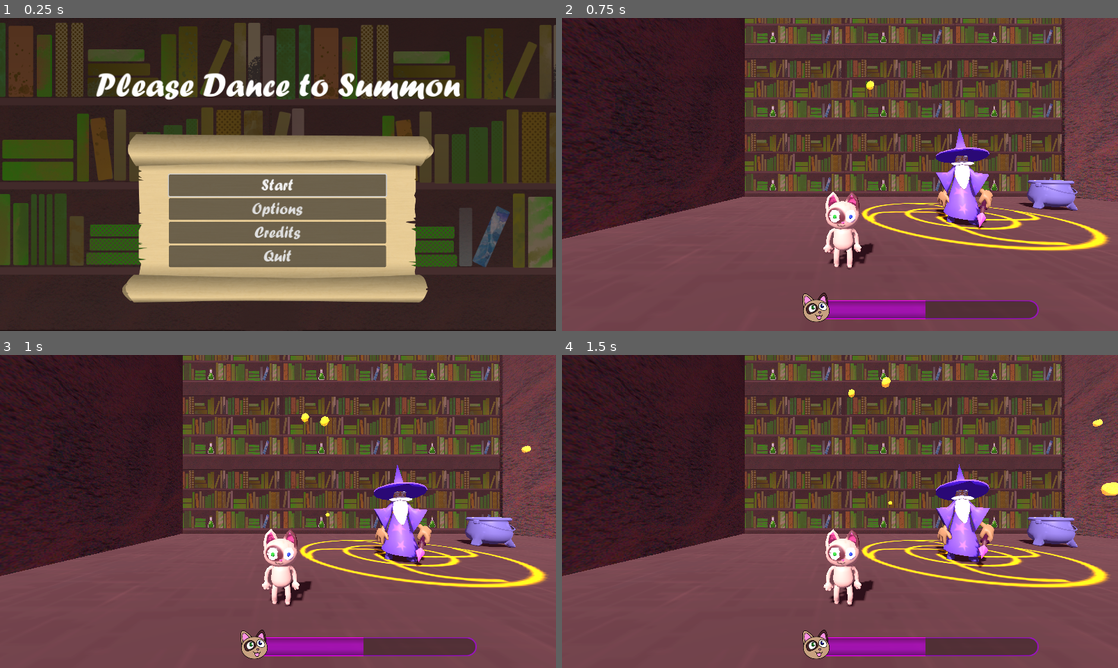
Above: before the commit, frames 1-4 (two rows, left to right).
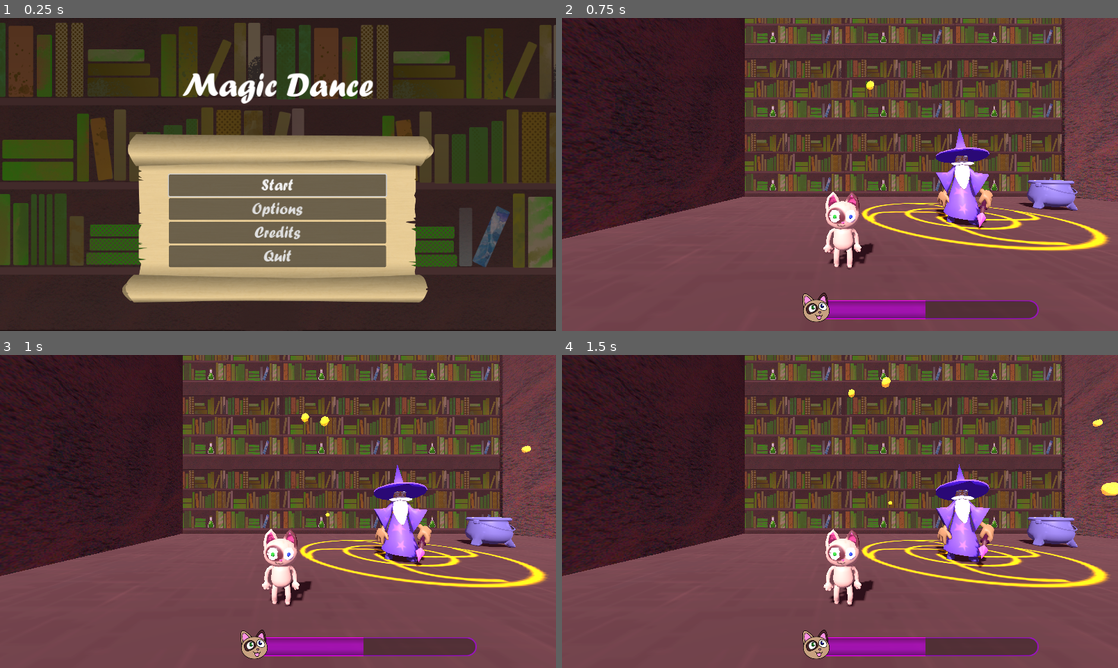
Above: after the commit, the same moments.

Repository: Yngwarr/ludum-dare-55
Game: Godot game, scene res://scenes/MainMenu.tscn
Same seed, same stepped clock (60 frames per second), same inputs: the game is played once before the commit and once after it. The engine's default icon, where the game draws it, is replaced by a stand-in: a white triangle on a blue panel in a dark square.
Inputs:
- Up to frame 1 (0.25 s): no input
- Up to frame 2 (0.75 s): click "Start" at 0.5 s
- Up to frame 3 (1 s): no input
- Up to frame 4 (1.5 s): hold Right (game_right) from 1.28 s (still down)

The runs differ from the first frame. In frame 1, 2.7% of the frame differs, in the area x 17-83%, y 17-28%; in frame 2, nothing differs; in frame 3, nothing differs; in frame 4, nothing differs.

Commit message:
edit menu, credits

Diff:
--- a/scenes/MainMenu.tscn
+++ b/scenes/MainMenu.tscn
@@ -40,7 +40,7 @@
 offset_top = 100.0
 offset_bottom = 175.0
 grow_horizontal = 2
-text = "Please Dance to Summon"
+text = "Magic Dance"
 label_settings = SubResource("LabelSettings_8bkd4")
 horizontal_alignment = 1
 
@@ -96,20 +96,17 @@
 offset_right = 361.0
 offset_bottom = 321.0
 bbcode_enabled = true
-text = "[center][b]Epic Megagame[/b][/center]
+text = "[center][b]Magic Dance[/b][/center]
 
 Brought to you by:
 [ul]
-[b]Yngvarr[/b] - code and game design.
-[b]Syudzius[/b] - art and also game design.
+[b]Yngvarr[/b] - code and game design, music, visual effects
+[b]Syudzius[/b] - 2d art, visual effects.
+[b]Owly[/b] - 3d models.
+[b]Shishandr[/b] - rigging, animation.
 [/ul]
 
-With use of these 3rd party assets:
-[ul]
-[b]White square[/b] by squaresausage [i](via [url=https://hardweird.net]his personal site[/url])[/i].
-[/ul]
-
-Special thanks to all my homies!"
+Special thanks to wolves of the Pixel Prophecy community. Awooo!"
 
 [node name="CanvasLayer" type="CanvasLayer" parent="."]
 layer = 2
